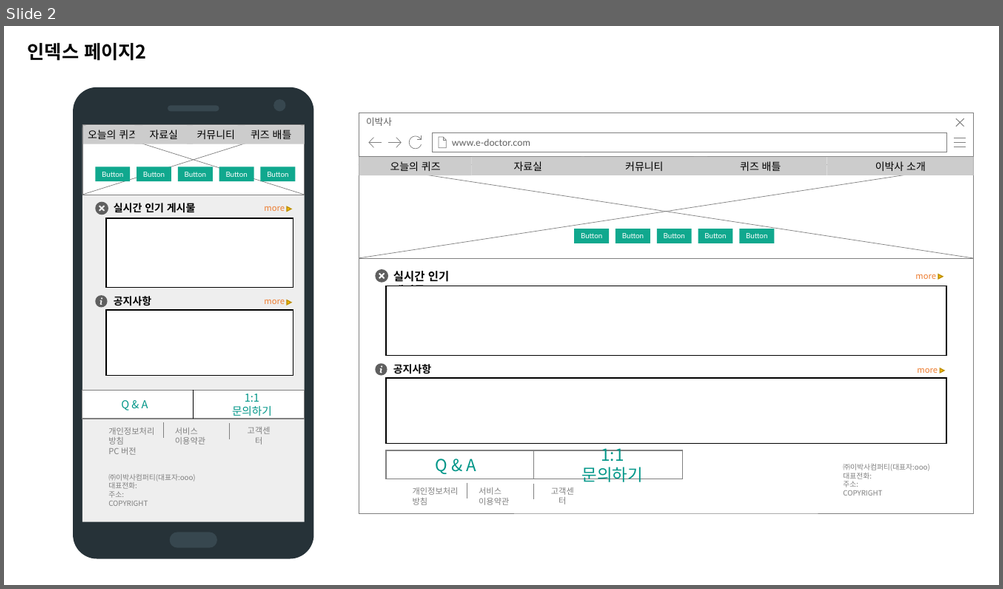
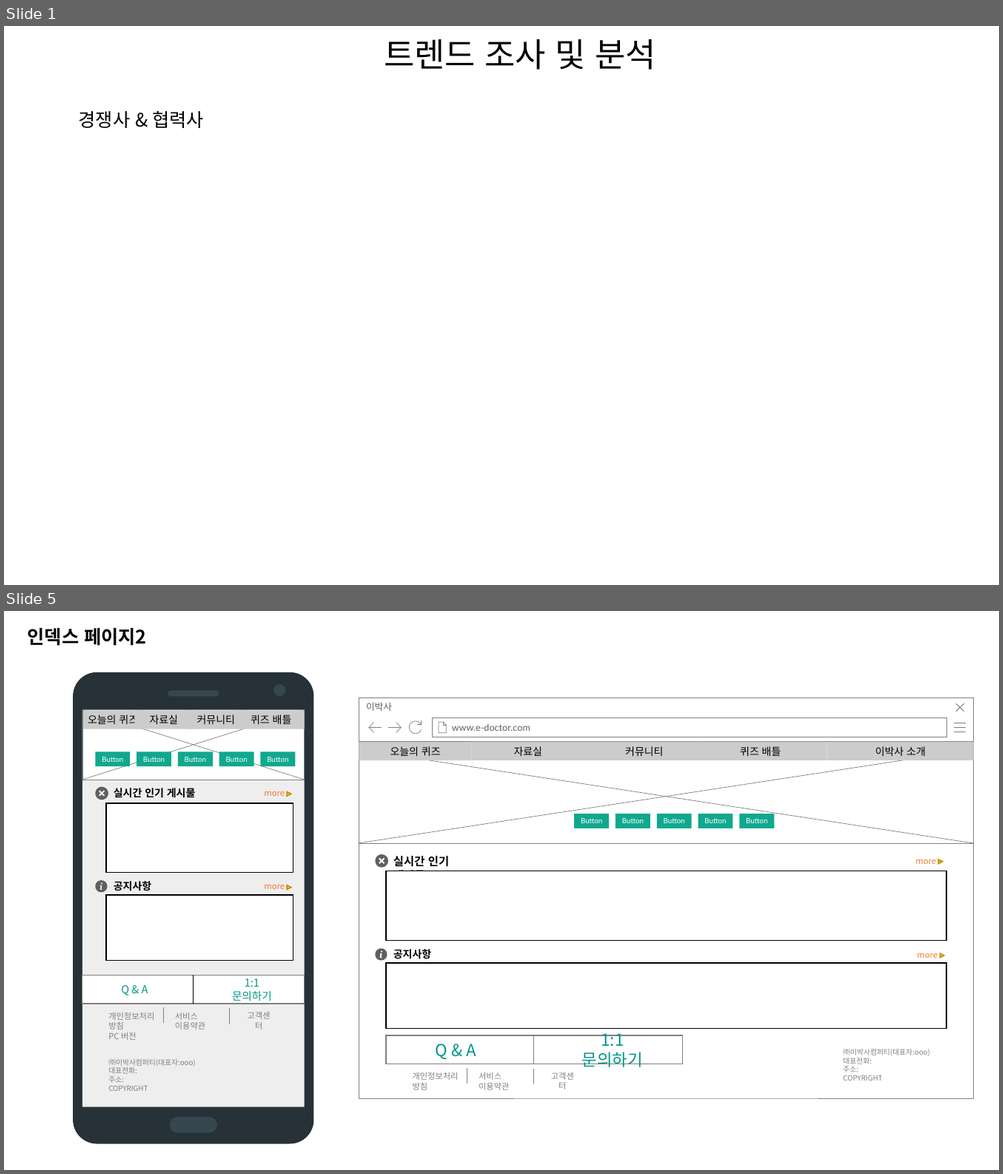
Before and after one commit to seehoonoh/my, a slide deck: 와이어프레임.pptx. Shown one above the other, each under a label of ours: slide 2 before the commit, slides 1 and 5 after it; the slides between them are not shown. The pictures are 1003x589 and 1003x1174 pixels, drawn with LibreOffice and Linux fonts; fonts in the diff are those of the drawing. Boxes give left, top, right and bottom in pixels: in the first picture for what was removed or moved away, otherwise in the second. Text is boxed around its words. In the diff, an @@ line names an element or a change of style, - is before the commit and + after.

```diff
--- a/와이어프레임.pptx
+++ b/와이어프레임.pptx
@@ slide 1 added at (4, 26, 999, 585), background #FFFFFF @@
@@ text added at (384, 39, 655, 70), 32 pt, text #000000 @@
+트렌드 조사 및 분석
@@ text added at (79, 111, 204, 128), 18 pt, text #000000 @@
+경쟁사 & 협력사
@@ what was slide 2 is now slide 5 @@
```
Also in this commit, not shown: 2 slides changed, 7 other slides added, 4 other files.
